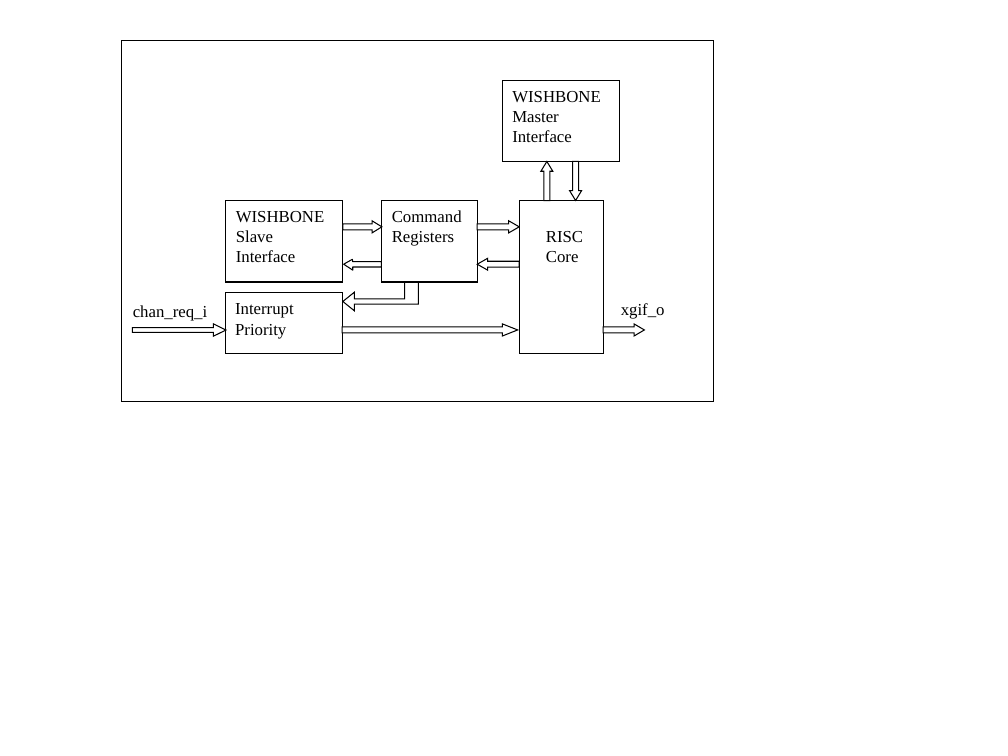
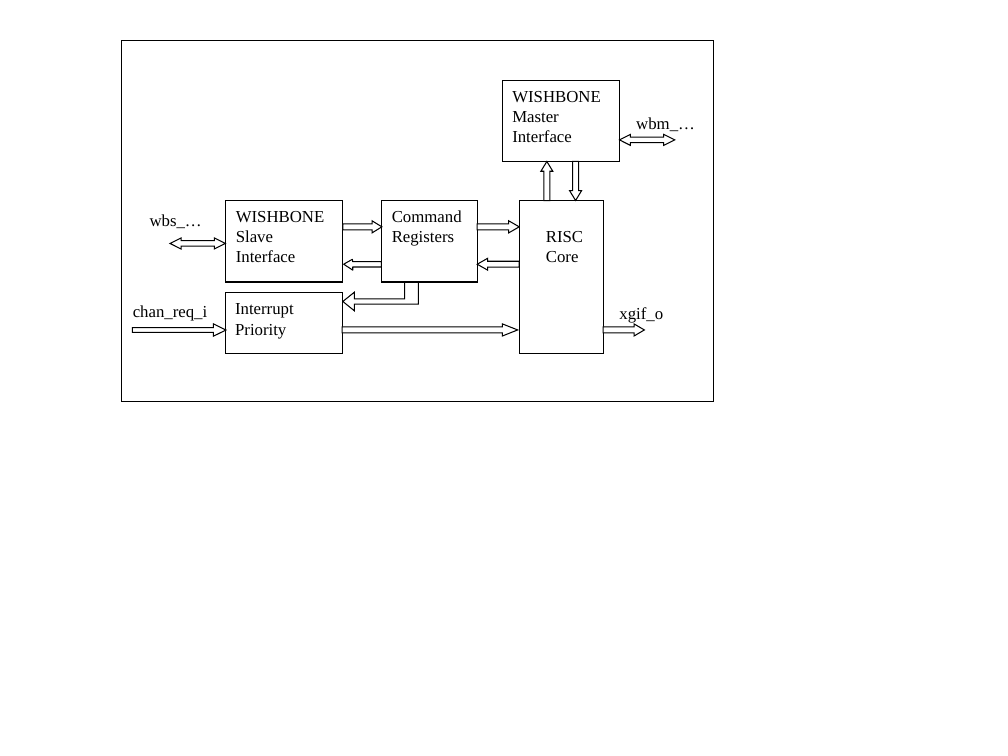
Before and after one commit to freecores/xgate, a slide deck: slide 1 of doc/src/xgate_Structure.ppt. Drawn at 1008x756 pixels with LibreOffice and Linux fonts; fonts in the diff are those of the drawing. Boxes give left, top, right and bottom in pixels: in the first picture for what was removed or moved away, otherwise in the second. Text is boxed around its words. In the diff, an @@ line names an element or a change of style, - is before the commit and + after.

```diff
--- a/doc/src/xgate_Structure.ppt
+++ b/doc/src/xgate_Structure.ppt
@@ text added at <box>636,117,695,134</box>, 12 pt, text #000000 @@
+wbm_…
@@ left right arrow added at <box>620,134,675,145</box>, outline #000000 0.74 pt @@
@@ text added at <box>150,214,202,228</box>, 12 pt, text #000000 @@
+wbs_…
@@ left right arrow added at <box>170,238,226,249</box>, outline #000000 0.74 pt @@
@@ text "xgif_o": place and size @@
-text "xgif_o" at <box>621,303,665,319</box>
+text "xgif_o" at <box>619,307,663,324</box>
```
Also in this commit, not shown: 2 other slides changed, 1 other file.
